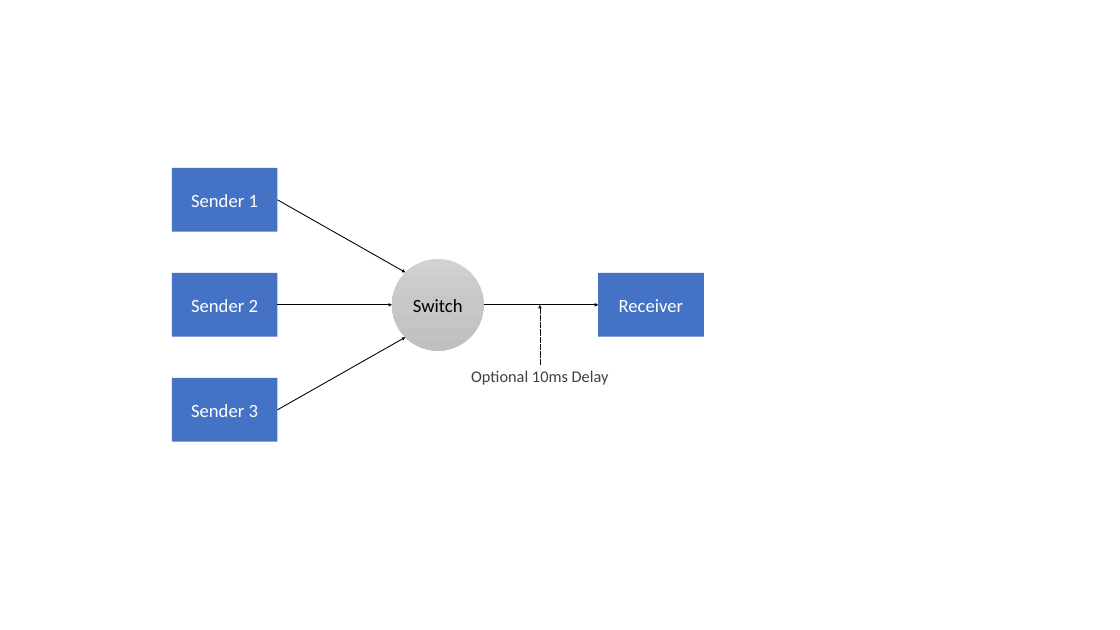
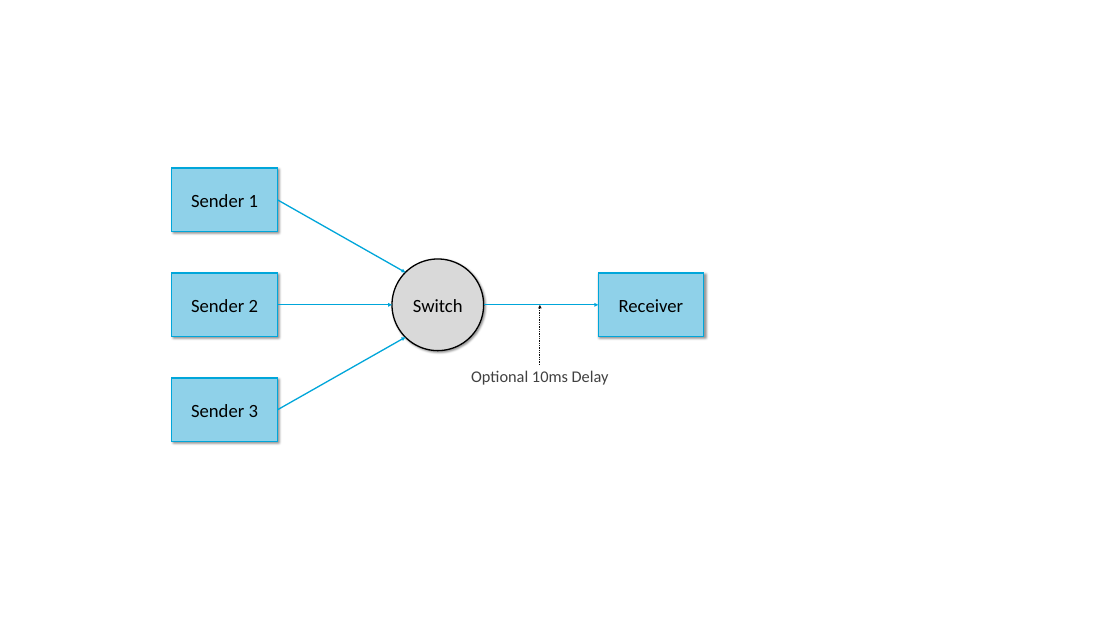
Before and after one commit to SystemsApproach/tcpcc, a slide deck: slide 3 of figures/Figure-sources.pptx. Drawn at 1120x630 pixels with LibreOffice and Linux fonts; fonts in the diff are those of the drawing. Boxes give left, top, right and bottom in pixels: in the first picture for what was removed or moved away, otherwise in the second. Text is boxed around its words. In the diff, an @@ line names an element or a change of style, - is before the commit and + after.

```diff
--- a/figures/Figure-sources.pptx
+++ b/figures/Figure-sources.pptx
@@ arrow (278, 200) - (405, 273): stroke #000000 1.5 pt to #00A6DA 2.25 pt @@
@@ ellipse "Switch" at box(392, 259, 483, 351): fill gradient #D2D2D2 to #C8C8C8 to #C0C0C0 to #D9D9D9; outline none to #000000 2.25 pt; shadow on @@
@@ text colour #FFFFFF to #000000; fill #4472C4 to #8FD1E9; outline none to #00A6DA 2.25 pt; shadow on in 4 elements at box(172, 168, 278, 232), box(172, 273, 278, 337), box(172, 378, 278, 442), box(598, 273, 704, 337) @@
@@ arrow (278, 305) - (392, 305): stroke #000000 1.5 pt to #00A6DA 2.25 pt @@
@@ arrow (484, 305) - (598, 305): stroke #000000 1.5 pt to #00A6DA 2.25 pt @@
@@ arrow (540, 365) - (540, 305): stroke #0D0D0D 1 pt dashed to #0D0D0D 1.5 pt dashed @@
@@ arrow (278, 410) - (405, 337): stroke #000000 1.5 pt to #00A6DA 2.25 pt @@
```
Also in this commit, not shown: 5 other slides changed, 3 slides added, 16 other files.
